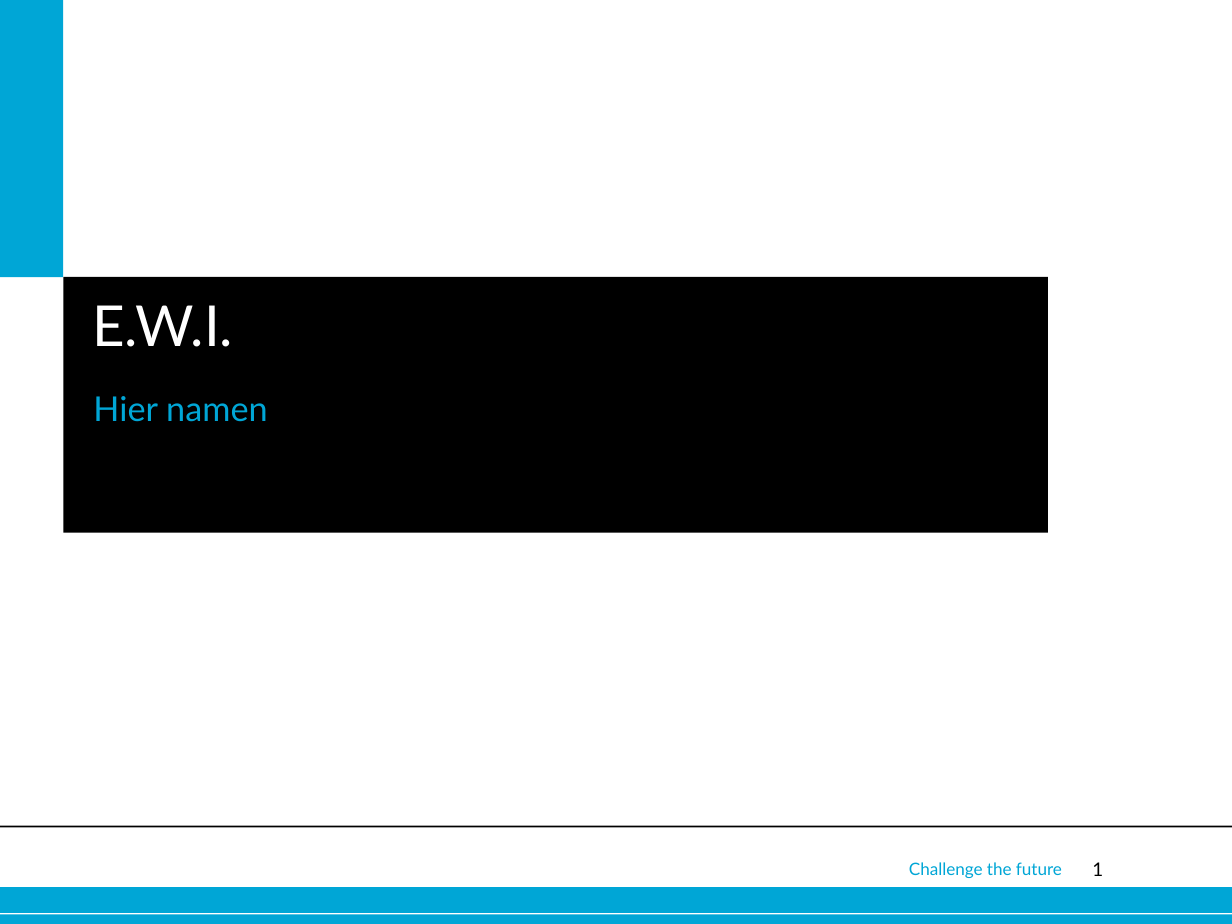
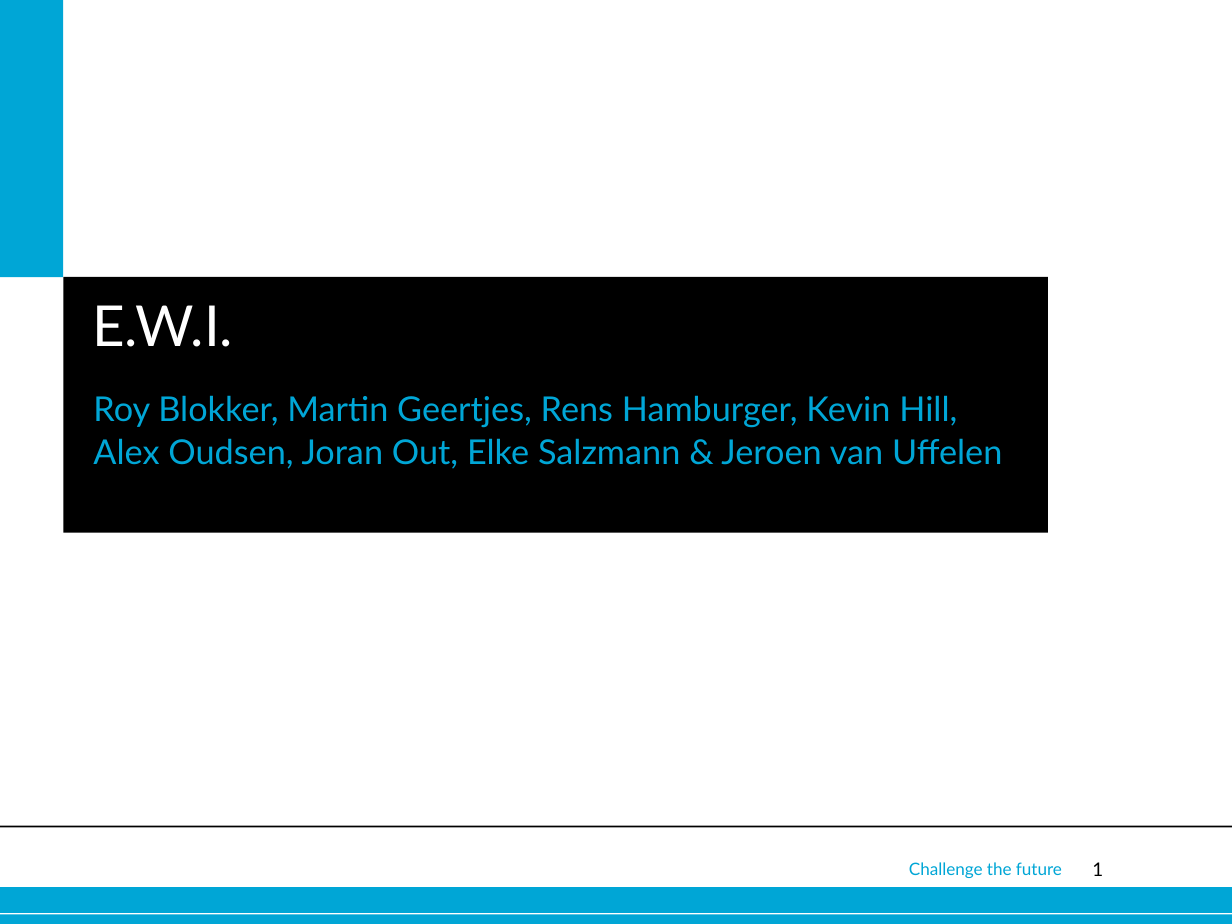
Before and after one commit to Alex-Oudsen/EPO-3, a slide deck: slide 1 of Presentatie/Presentatie groep A1.pptx. Drawn at 1232x924 pixels with LibreOffice and Linux fonts; fonts in the diff are those of the drawing; background and template pictures are left out. Boxes give left, top, right and bottom in pixels: in the first picture for what was removed or moved away, otherwise in the second. Text is boxed around its words. In the diff, an @@ line names an element or a change of style, - is before the commit and + after.

```diff
--- a/Presentatie/Presentatie groep A1.pptx
+++ b/Presentatie/Presentatie groep A1.pptx
@@ subtitle at [93, 395, 1002, 469]: text changed @@
-Hier namen
+Roy Blokker, Martin Geertjes, Rens Hamburger, Kevin Hill, Alex Oudsen, Joran Out, Elke Salzmann & Jeroen van Uffelen
```
Also in this commit, not shown: 4 slides removed, 1 other file.
